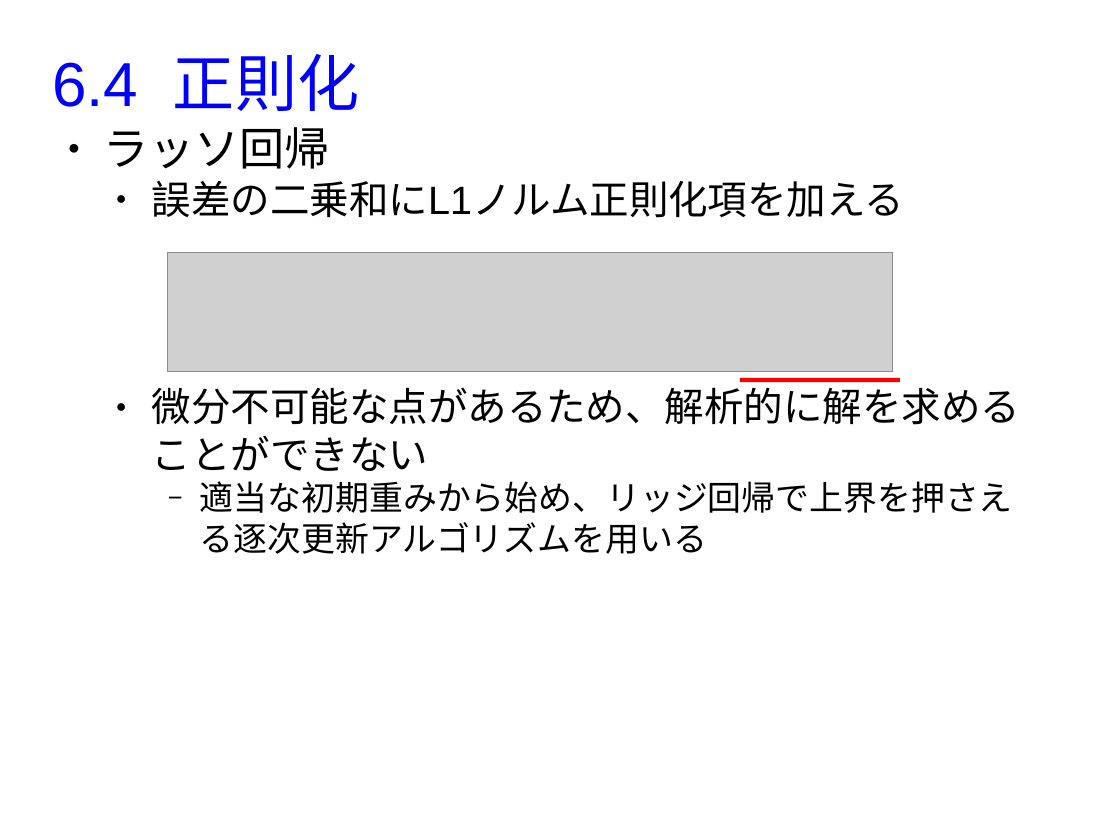
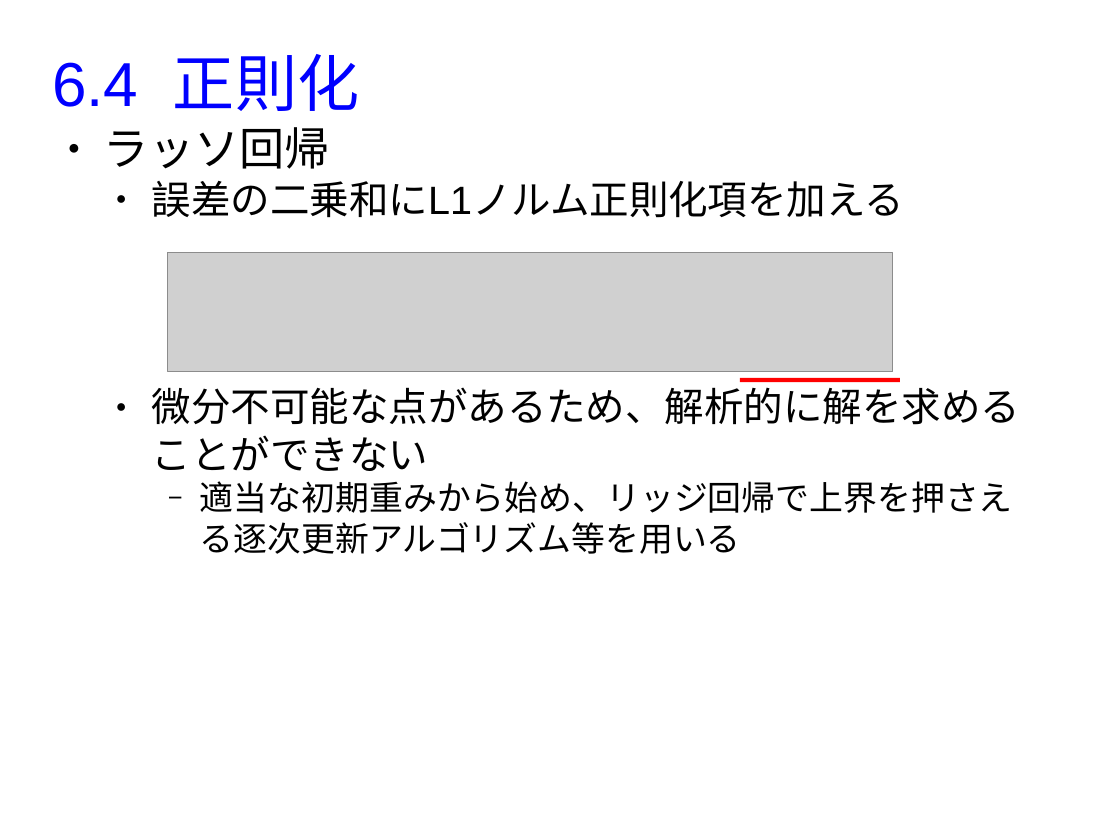
Before and after one commit to MasahiroAraki/MachineLearning, a slide deck: slide 7 of slides/chap06.odp. Drawn at 1120x840 pixels with LibreOffice and Linux fonts; fonts in the diff are those of the drawing; grey boxes stand for pictures. Boxes give left, top, right and bottom in pixels: in the first picture for what was removed or moved away, otherwise in the second. Text is boxed around its words. In the diff, an @@ line names an element or a change of style, - is before the commit and + after.

```diff
--- a/slides/chap06.odp
+++ b/slides/chap06.odp
@@ text at (200,481,1013,554): text changed @@
-    − 適当な初期重みから始め、リッジ回帰で上界を押さえる逐次更新アルゴリズムを用いる
+    − 適当な初期重みから始め、リッジ回帰で上界を押さえる逐次更新アルゴリズム等を用いる
```
Also in this commit, not shown: 8 other slides changed, 3 other files.
